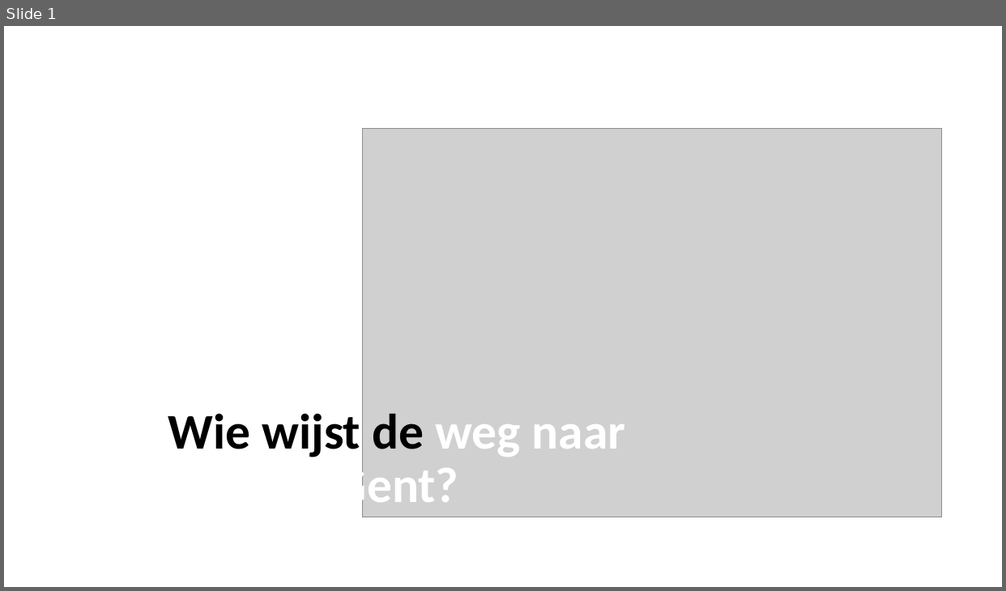
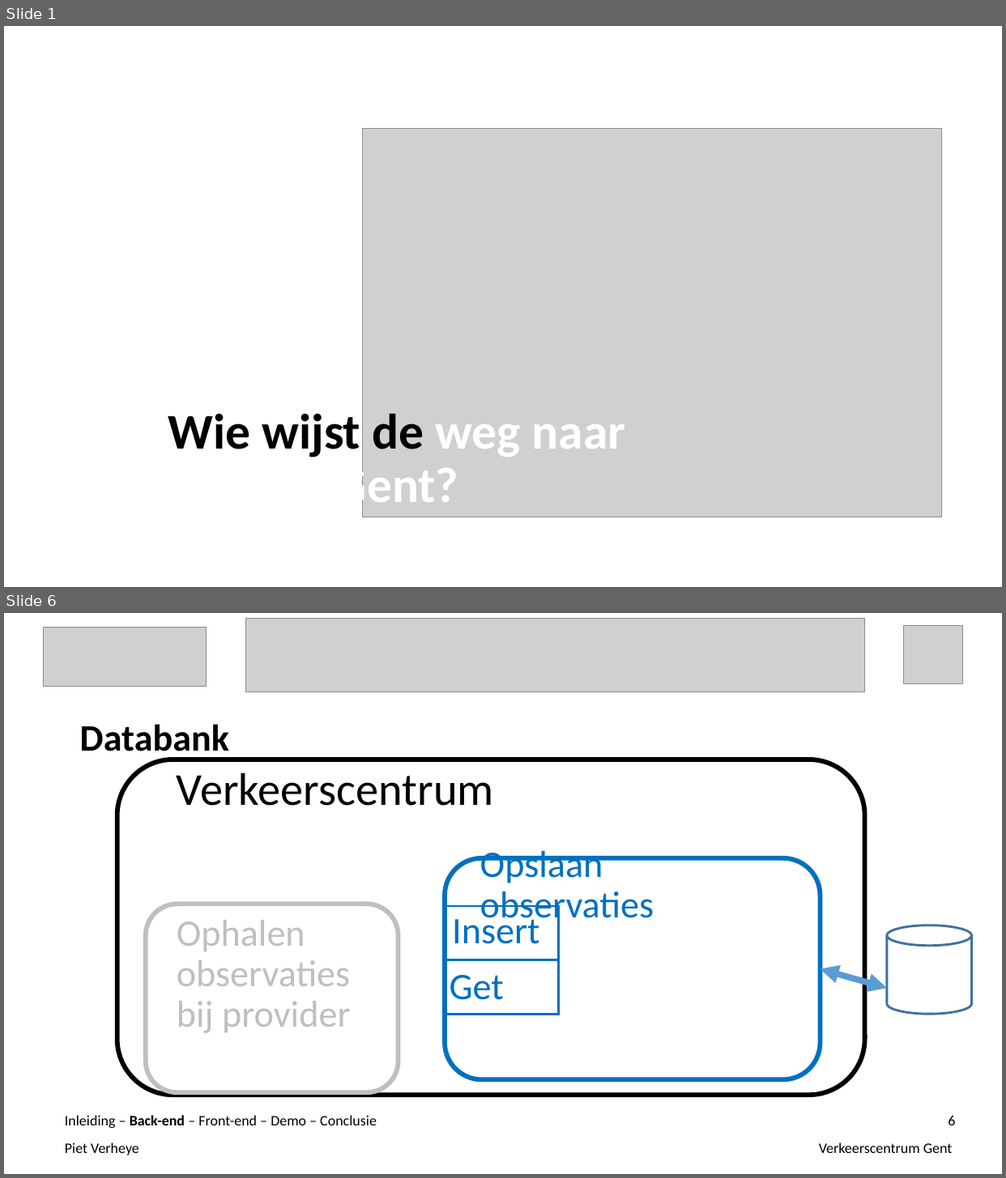
Before and after one commit to ghentlivinglab/Traffic-Travel-Time-Analyzer-1, a slide deck: Einddocumentatie/Presentatie.ppt. Shown one above the other, each under a label of ours: slide 1 before the commit, slides 1 and 6 after it; the slides between them are not shown. The pictures are 1006x591 and 1006x1178 pixels, drawn with LibreOffice and Linux fonts; fonts in the diff are those of the drawing; grey boxes stand for pictures. Boxes give left, top, right and bottom in pixels: in the first picture for what was removed or moved away, otherwise in the second. Text is boxed around its words. In the diff, an @@ line names an element or a change of style, - is before the commit and + after.

Commit message:
mijn deel presentatie. back-end

```diff
--- a/Einddocumentatie/Presentatie.ppt
+++ b/Einddocumentatie/Presentatie.ppt
@@ slide 6 added at box(4, 613, 1002, 1174), background #FFFFFF @@
@@ picture added at box(43, 628, 206, 687) @@
@@ picture added at box(245, 618, 865, 692) @@
@@ picture added at box(903, 625, 962, 684) @@
@@ text added at box(80, 724, 229, 760), 36 pt, text #000000, bold @@
+Databank
@@ rounded rectangle added at box(117, 760, 864, 1095), outline #000000 4.51 pt @@
@@ title added at box(177, 773, 494, 806), 44 pt, text #000000 @@
+Verkeerscentrum
@@ rounded rectangle added at box(146, 904, 398, 1093), outline #BFBFBF 4.51 pt @@
@@ text added at box(177, 920, 350, 1033), 36 pt, text #BFBFBF @@
+Ophalen observaties
+bij provider
@@ cylinder added at box(887, 926, 971, 1014), outline #41719C 2.24 pt @@
@@ group added at box(445, 851, 820, 1080): 3 texts, 2 rectangles, 1 rounded rectangle @@
+Opslaan observaties
+Insert
+Get
@@ double arrow added from (820, 969) to (887, 988), #5B9BD5 6.01 pt @@
@@ text added at box(65, 1115, 377, 1128), 14 pt, text #000000 @@
+Inleiding – Back-end – Front-end – Demo – Conclusie
@@ page number added at box(948, 1116, 955, 1126), 14 pt, text #000000 @@
+6
@@ text added at box(65, 1143, 139, 1156), 14 pt, text #000000 @@
+Piet Verheye
@@ text added at box(819, 1143, 953, 1153), 14 pt, text #000000 @@
+Verkeerscentrum Gent
```
Also in this commit, not shown: 14 slides changed, 5 other slides added.
